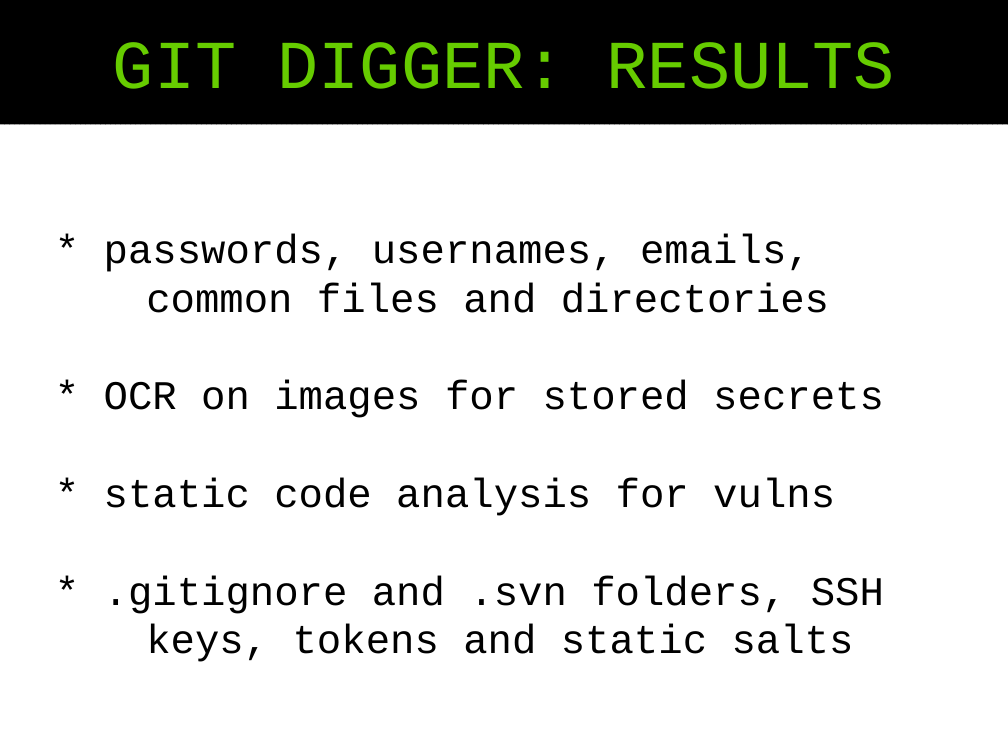
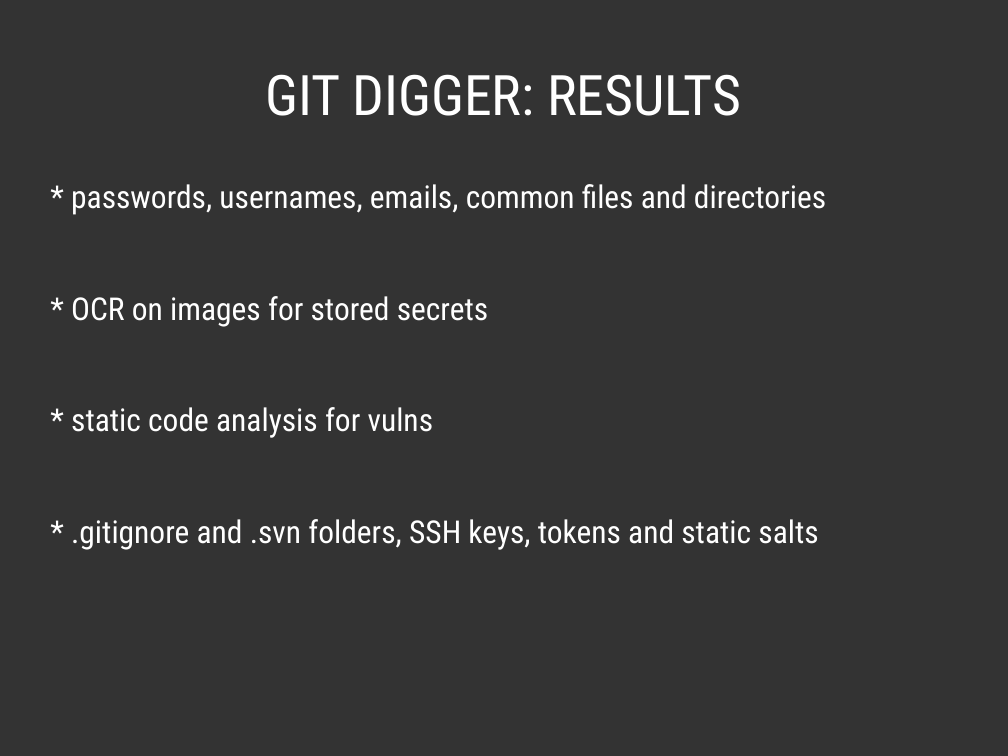
Before and after one commit to pjackowski/presentations, a slide deck: slide 33 of 04-password-security/04-password-security-slides-friday-lolz-02.odp. Drawn at 1008x756 pixels with LibreOffice and Linux fonts; fonts in the diff are those of the drawing. Boxes give left, top, right and bottom in pixels: in the first picture for what was removed or moved away, otherwise in the second. Text is boxed around its words. In the diff, an @@ line names an element or a change of style, - is before the commit and + after.

```diff
--- a/04-password-security/04-password-security-slides-friday-lolz-02.odp
+++ b/04-password-security/04-password-security-slides-friday-lolz-02.odp
@@ background #FFFFFF to #333333 @@
@@ title "GIT DIGGER: RESULTS": place and size @@
-title "GIT DIGGER: RESULTS" at (0,0,1008,124)
+title "GIT DIGGER: RESULTS" at (265,74,741,116)
@@ title "GIT DIGGER: RESULTS" at (265,74,741,116): size 54 to 44 pt, font Courier New to Roboto Condensed, text colour #66CC00 to #FFFFFF; fill pattern #000000 on #000000 to none @@
@@ text "* passwords, usernames, emails, common ...": place and size @@
-text "* passwords, usernames, emails, common ..." at (104,234,884,662)
+text "* passwords, usernames, emails, common ..." at (71,184,826,550)
@@ text "* passwords, usernames, emails, common ..." at (71,184,826,550): vertical alignment middle to top @@
@@ text at (71,184,826,215): text changed; size 32 to 24.8 pt; font Courier New to Roboto Condensed; text colour #000000 to #FFFFFF @@
-* passwords, usernames, emails,
-common files and directories
+* passwords, usernames, emails, common files and directories
@@ text at (71,296,488,438): size 32 to 24.8 pt, font Courier New to Roboto Condensed, text colour #000000 to #FFFFFF in "* OCR on images for stored secrets", "* static code analysis for vulns"; more space between paragraphs @@
@@ text at (71,519,818,550): text changed; size 32 to 24.8 pt; font Courier New to Roboto Condensed; text colour #000000 to #FFFFFF @@
-* .gitignore and .svn folders, SSH
-keys, tokens and static salts
+* .gitignore and .svn folders, SSH keys, tokens and static salts
```
Also in this commit, not shown: 45 other slides changed, 7 slides added, 2 slides removed, 5 other files.
